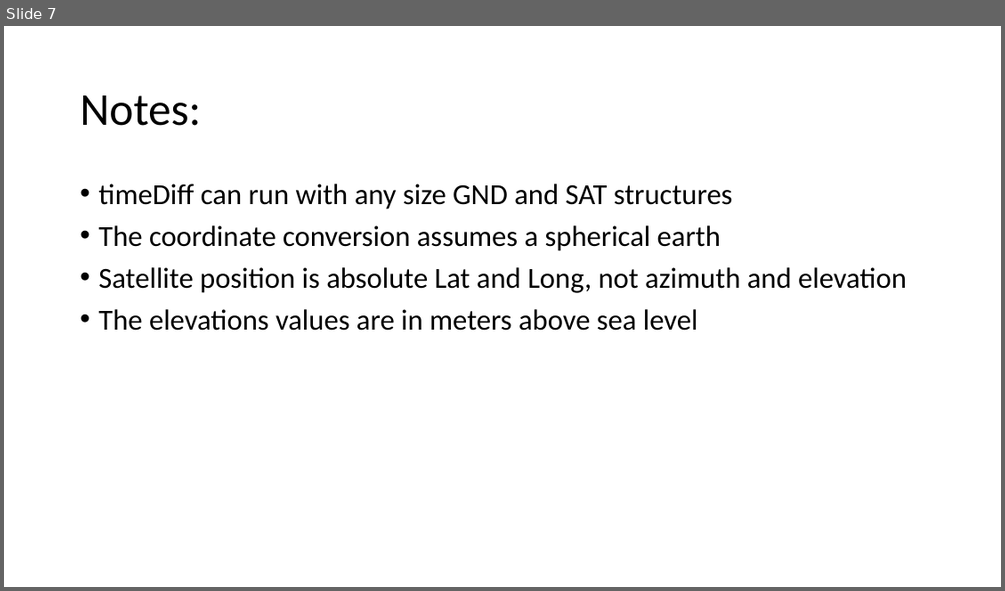
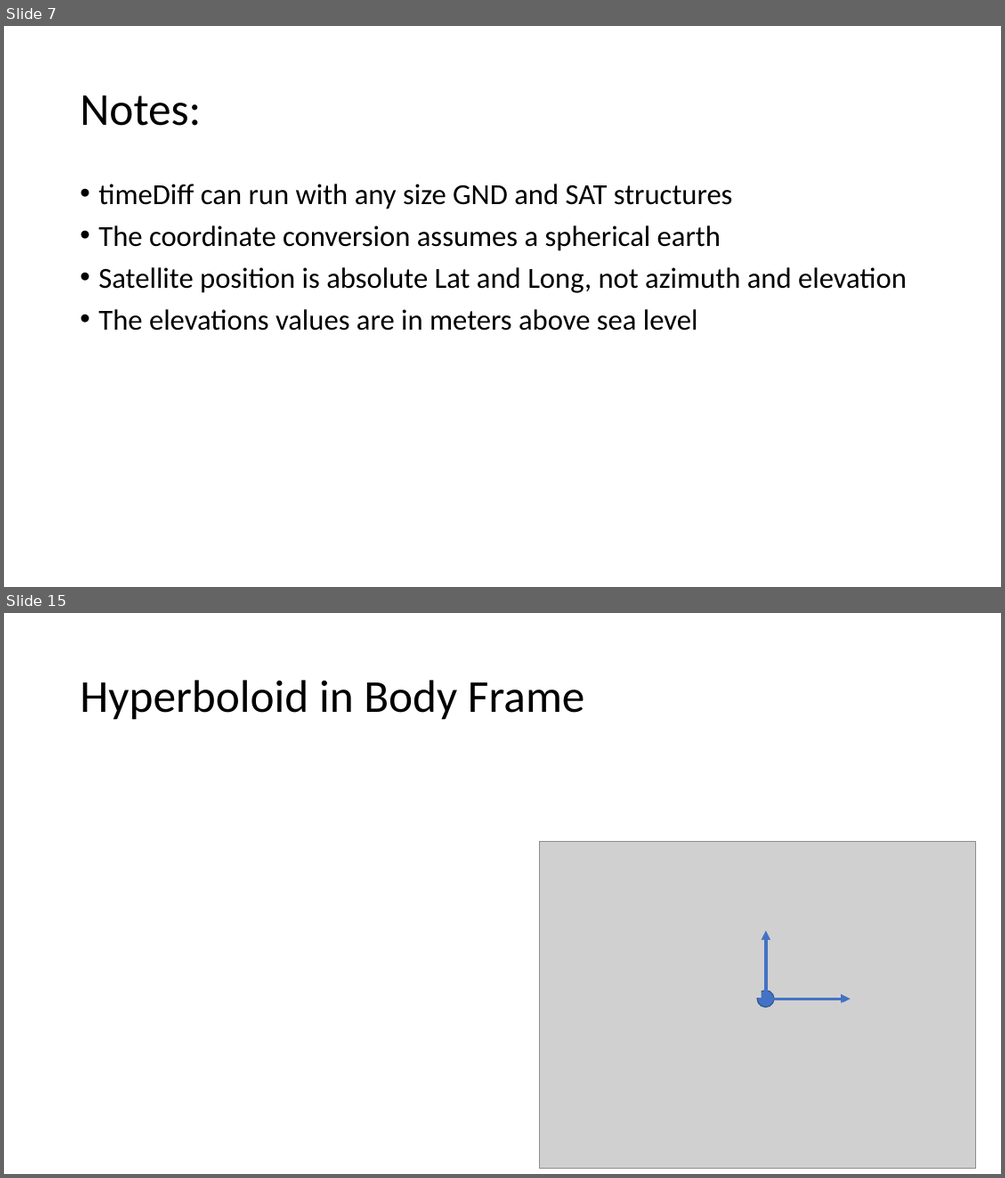
Before and after one commit to MSD-LASSO/FeasibilityStudies, a slide deck: TdoaSim/TDoA Flowchart.pptx. Shown one above the other, each under a label of ours: slide 7 before the commit, slides 7 and 15 after it; the slides between them are not shown. The pictures are 1005x591 and 1005x1178 pixels, drawn with LibreOffice and Linux fonts; fonts in the diff are those of the drawing; grey boxes stand for pictures. Boxes give left, top, right and bottom in pixels: in the first picture for what was removed or moved away, otherwise in the second. Text is boxed around its words. In the diff, an @@ line names an element or a change of style, - is before the commit and + after.

```diff
--- a/TdoaSim/TDoA Flowchart.pptx
+++ b/TdoaSim/TDoA Flowchart.pptx
@@ slide 15 added at <box>4,613,1001,1174</box>, background #FFFFFF @@
@@ title added at <box>80,680,584,720</box>, 44 pt, text #000000 @@
+Hyperboloid in Body Frame
@@ group added at <box>540,841,975,1167</box>: 9 pictures, 2 arrows, 1 ellipse @@
```
Also in this commit, not shown: 30 other slides added, 7 other files.
